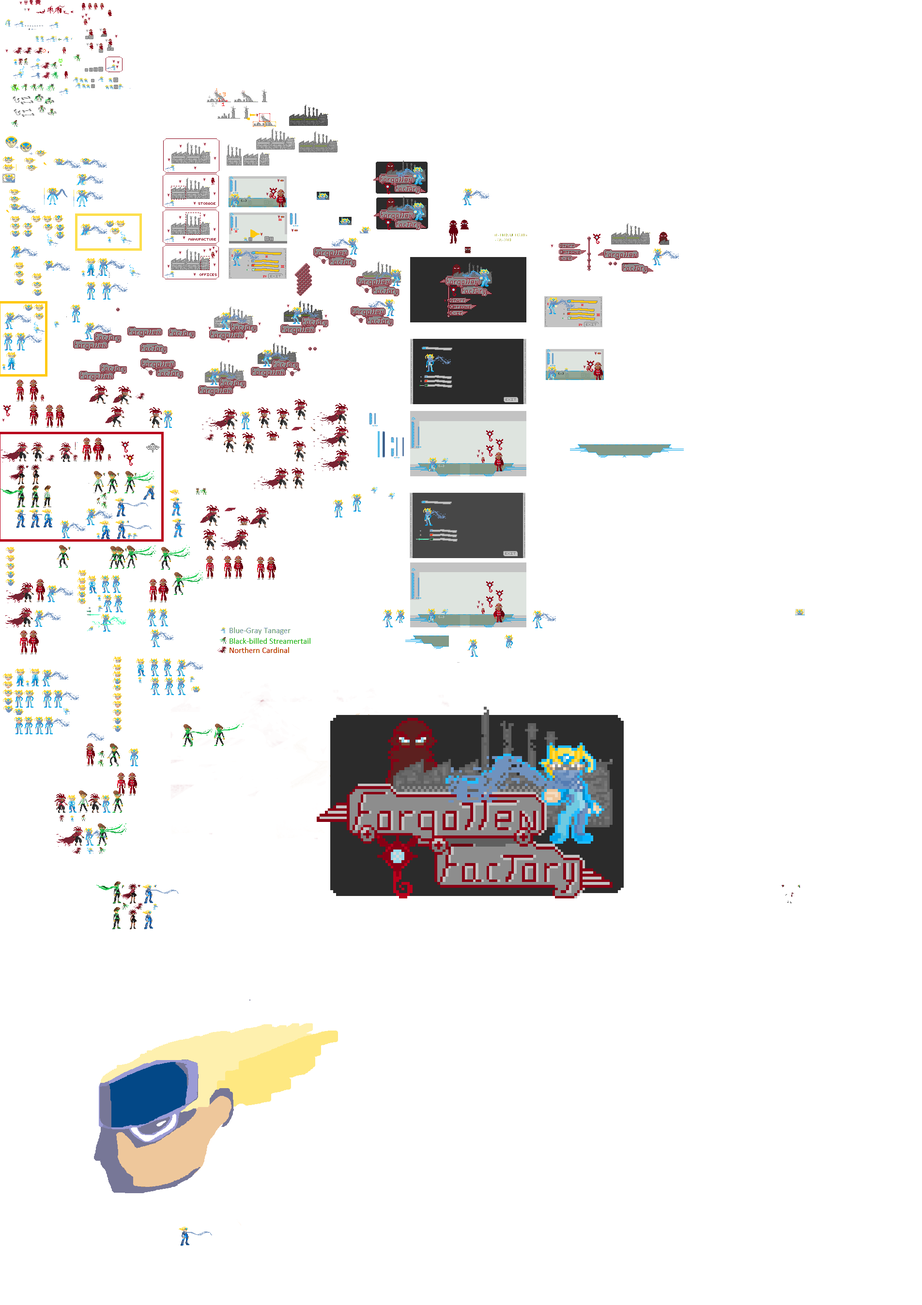
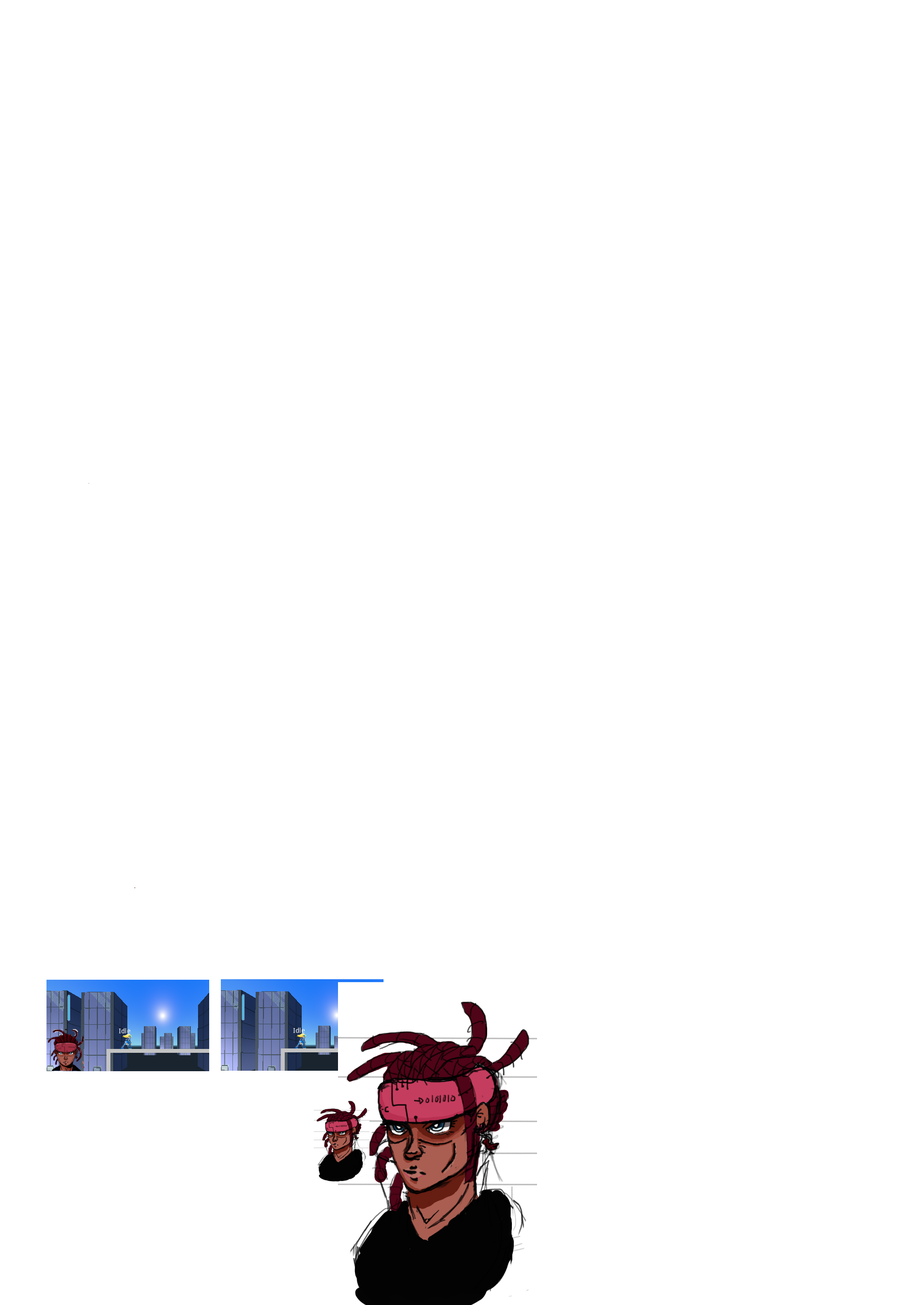
Layered file, before and after one edit (922 × 1305). Changes by layer:
hid "Camada 3", painted on it over [left=0, top=0, right=805, bottom=1305]
added layer "Camada 10(colado)" above "reference" over [left=46, top=979, right=537, bottom=1305]
added layer "reference" above "screen size" over [left=285, top=979, right=537, bottom=1305]
added layer "screen size" above "Camada 9" over [left=46, top=979, right=442, bottom=1087]
painted on "Camada 9" over [left=0, top=464, right=248, bottom=1194]
